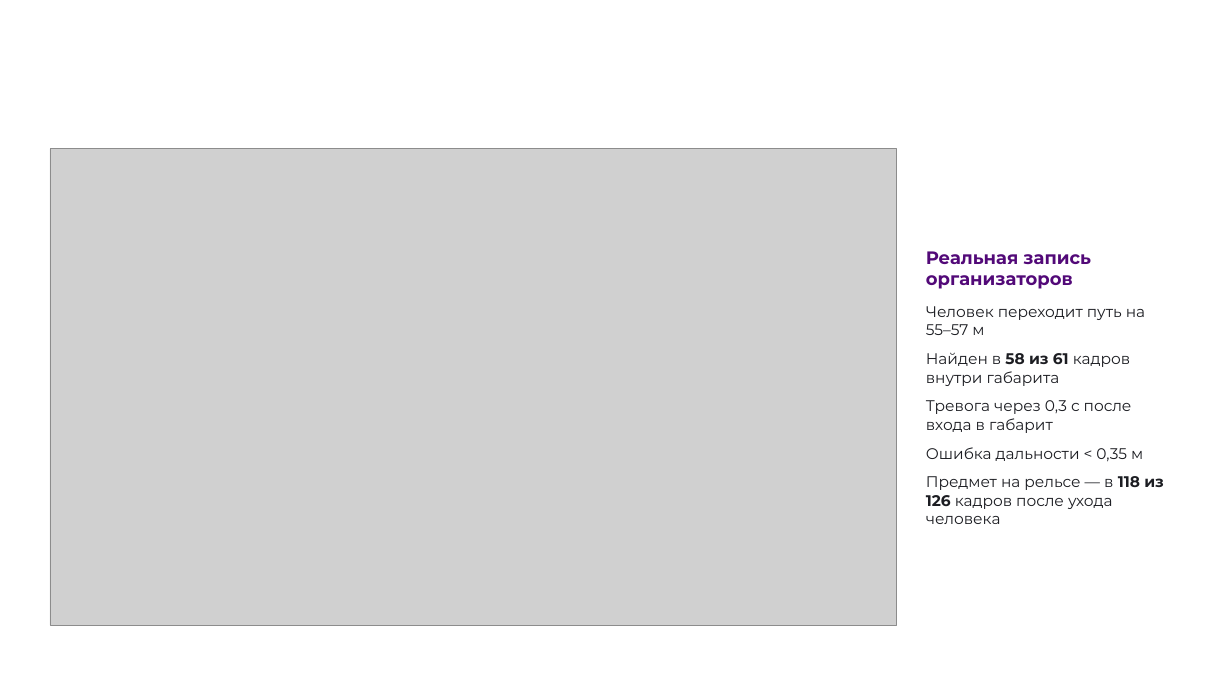
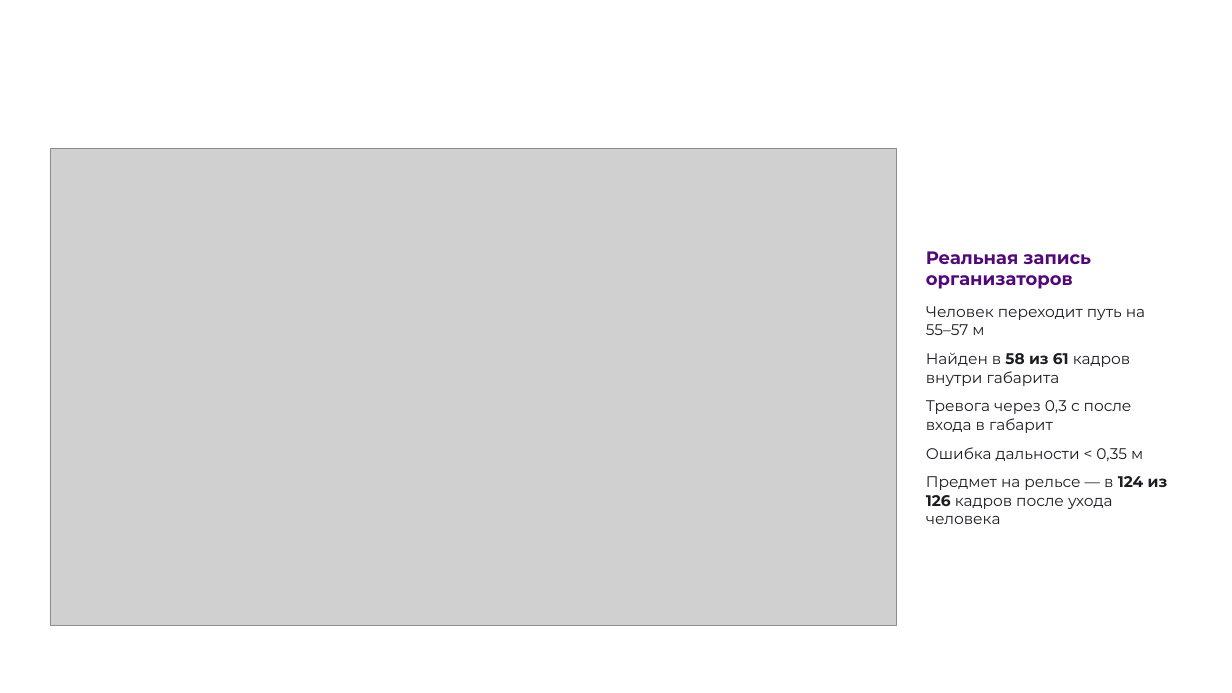
Before and after one commit to pmixay/ReSense, a slide deck: slide 9 of docs/presentation/ReSense_LCT2026.pptx. Drawn at 1232x693 pixels with LibreOffice and Linux fonts; fonts in the diff are those of the drawing; grey boxes stand for pictures; background and template pictures are left out. Boxes give left, top, right and bottom in pixels: in the first picture for what was removed or moved away, otherwise in the second. Text is boxed around its words. In the diff, an @@ line names an element or a change of style, - is before the commit and + after.

```diff
--- a/docs/presentation/ReSense_LCT2026.pptx
+++ b/docs/presentation/ReSense_LCT2026.pptx
@@ text at (926,476,1168,524): text changed @@
-Предмет на рельсе — в 118 из 126 кадров после ухода человека
+Предмет на рельсе — в 124 из 126 кадров после ухода человека
```
Also in this commit, not shown: 6 other slides changed, 29 other files.
